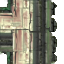
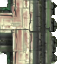
The second w=64, h=64 image is a revision of the first. Changes to its layers:
added layer "Layer 7" in group "Group 2" over box(2, 28, 15, 64)
